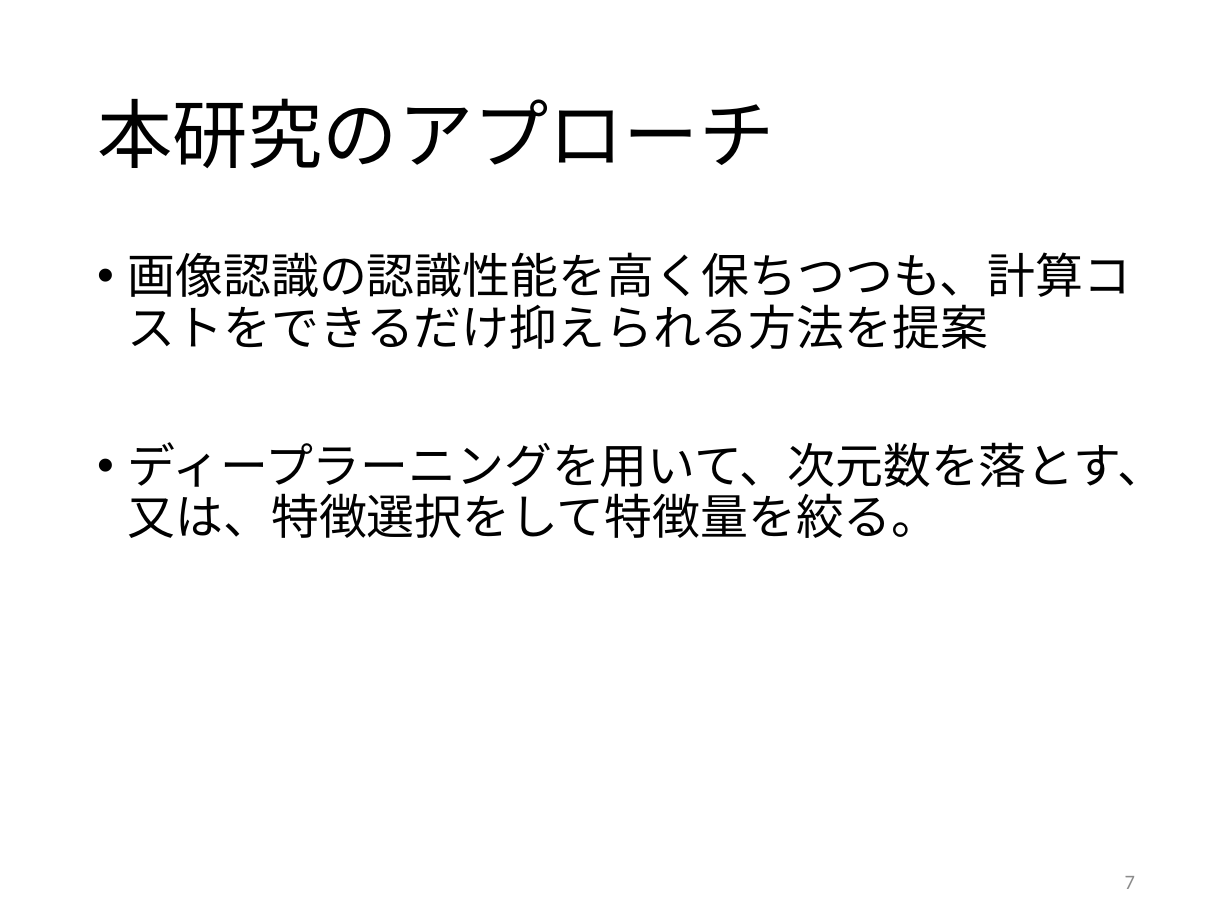
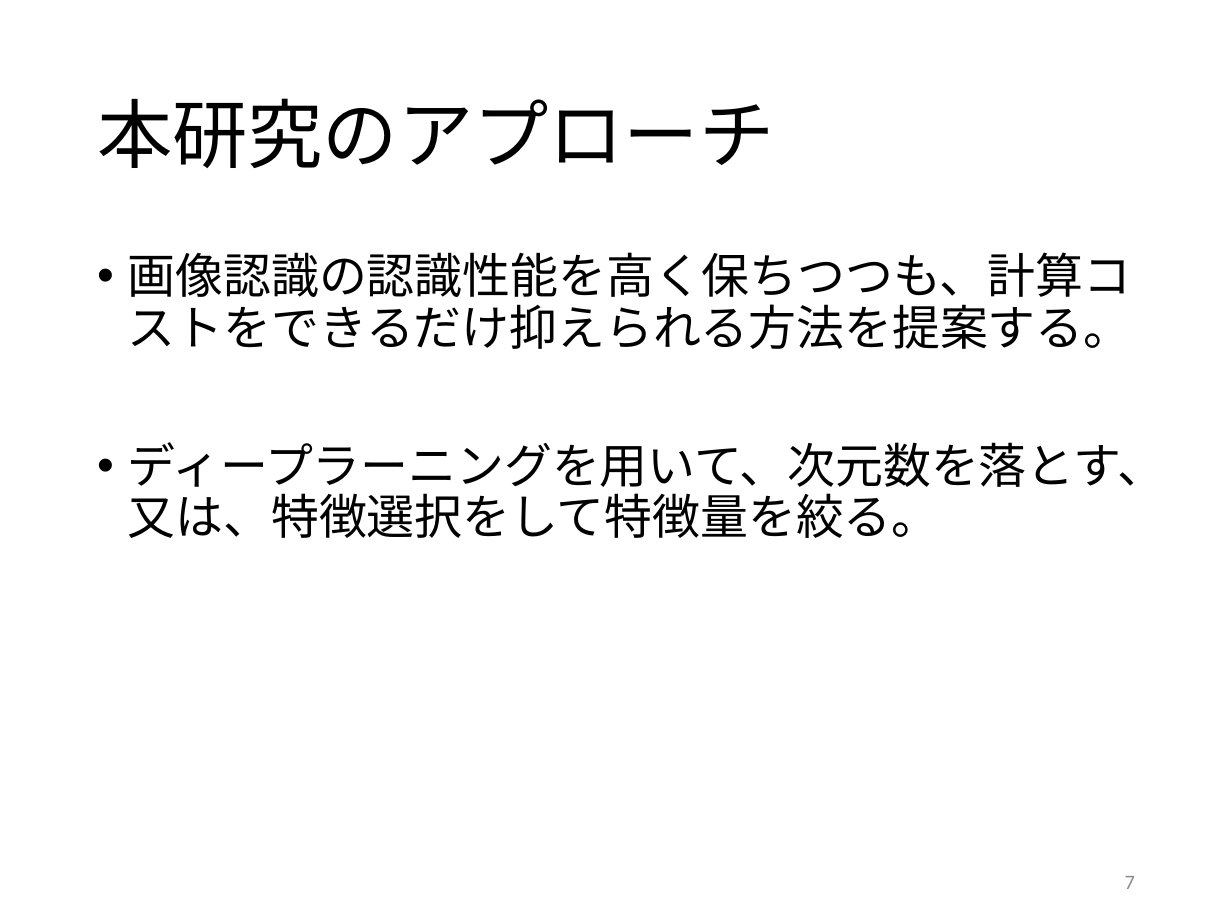
Before and after one commit to kait-takanolab/1821005-yoshioka-thesis, a slide deck: slide 7 of 1821005_中間発表_テンプレ - (案).pptx. Drawn at 1232x924 pixels with LibreOffice and Linux fonts; fonts in the diff are those of the drawing. Boxes give left, top, right and bottom in pixels: in the first picture for what was removed or moved away, otherwise in the second. Text is boxed around its words. In the diff, an @@ line names an element or a change of style, - is before the commit and + after.

```diff
--- a/1821005_中間発表_テンプレ - (案).pptx
+++ b/1821005_中間発表_テンプレ - (案).pptx
@@ text at (128, 252, 1132, 349): text changed @@
-• 画像認識の認識性能を高く保ちつつも、計算コストをできるだけ抑えられる方法を提案
+• 画像認識の認識性能を高く保ちつつも、計算コストをできるだけ抑えられる方法を提案する。
```
Also in this commit, not shown: 2 other slides changed, 1 slide added, 1 slide removed.
